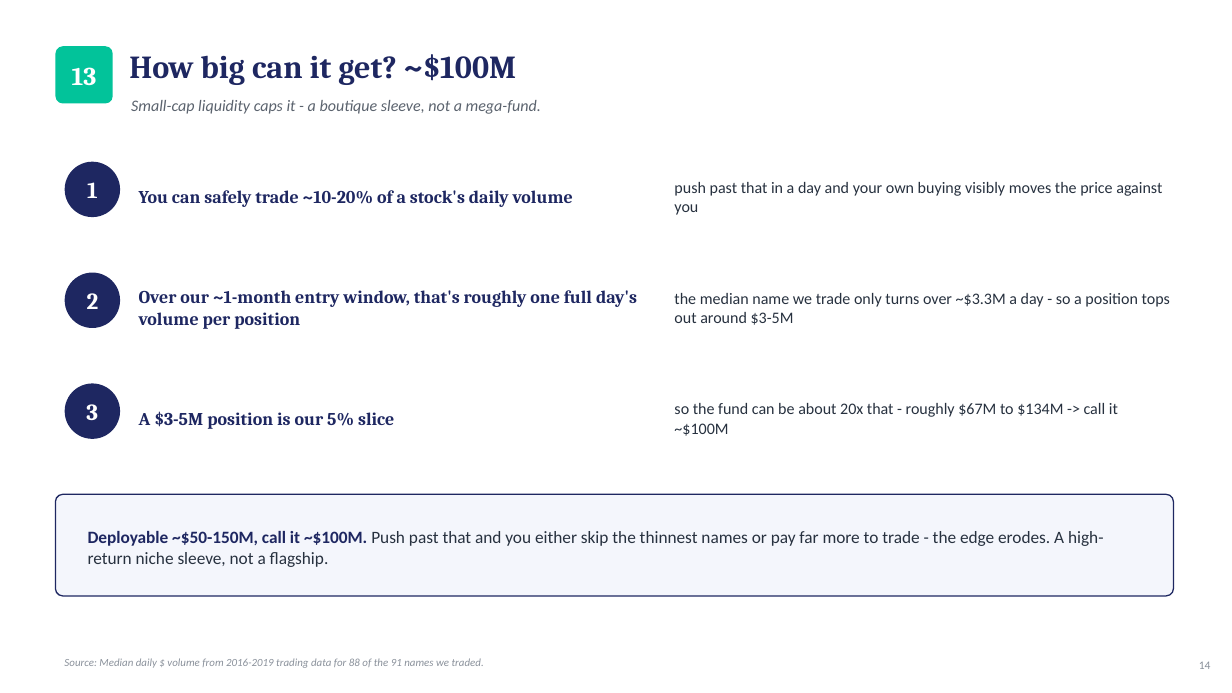
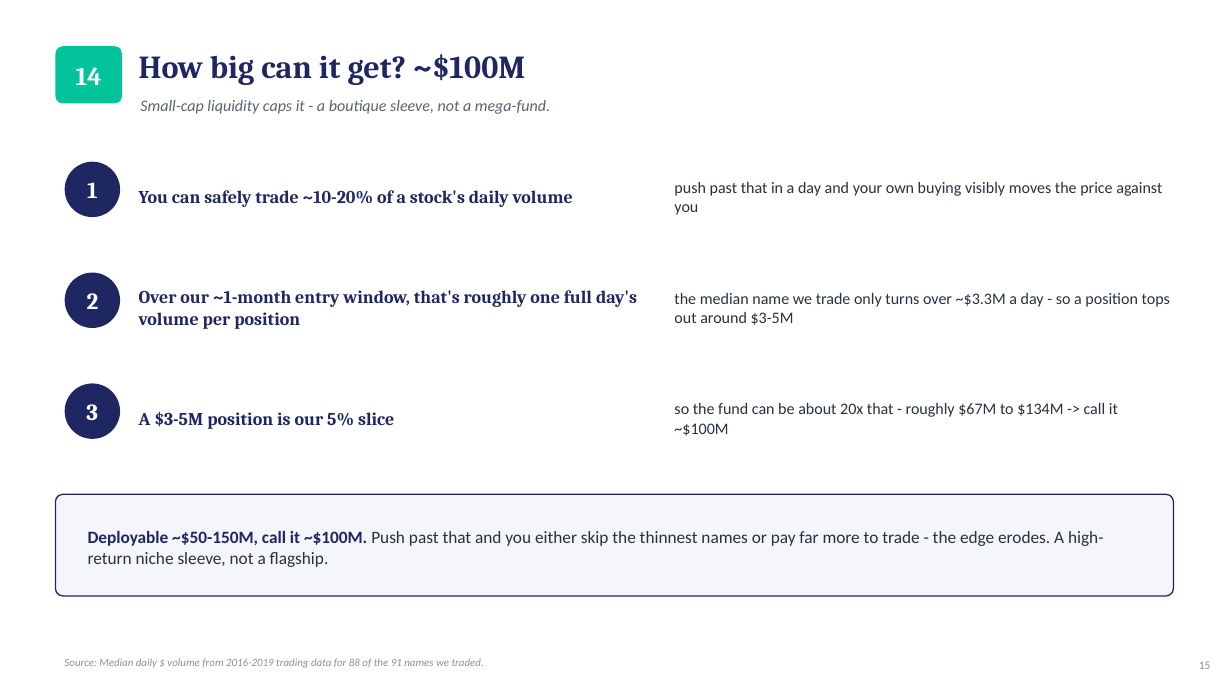
Before and after one commit to zenotheboi/hedgefund-analysis, a slide deck: slide 15 of reports/Biotech_Catalyst_Strategy_Deck.pptx (slide 14 before the commit). Drawn at 1232x693 pixels with LibreOffice and Linux fonts; fonts in the diff are those of the drawing. Boxes give left, top, right and bottom in pixels: in the first picture for what was removed or moved away, otherwise in the second. Text is boxed around its words. In the diff, an @@ line names an element or a change of style, - is before the commit and + after.

```diff
--- a/reports/Biotech_Catalyst_Strategy_Deck.pptx
+++ b/reports/Biotech_Catalyst_Strategy_Deck.pptx
@@ rounded rectangle "14": place and size @@
-rounded rectangle "14" at <box>55,46,113,104</box>
+rounded rectangle "14" at <box>55,46,122,104</box>
@@ text "How big can it get? ...": place and size @@
-text "How big can it get? ..." at <box>129,54,516,85</box>
+text "How big can it get? ..." at <box>139,54,525,85</box>
@@ text in rounded rectangle at <box>76,67,102,85</box>: text changed @@
-13
+14
@@ text "Small-cap liquidity caps it - ...": place and size @@
-text "Small-cap liquidity caps it - ..." at <box>131,100,541,114</box>
+text "Small-cap liquidity caps it - ..." at <box>140,100,550,114</box>
@@ text at <box>1199,661,1211,669</box>: text changed @@
-14
+15
```
Also in this commit, not shown: 13 other slides changed, 5 slides added, 3 other files.
